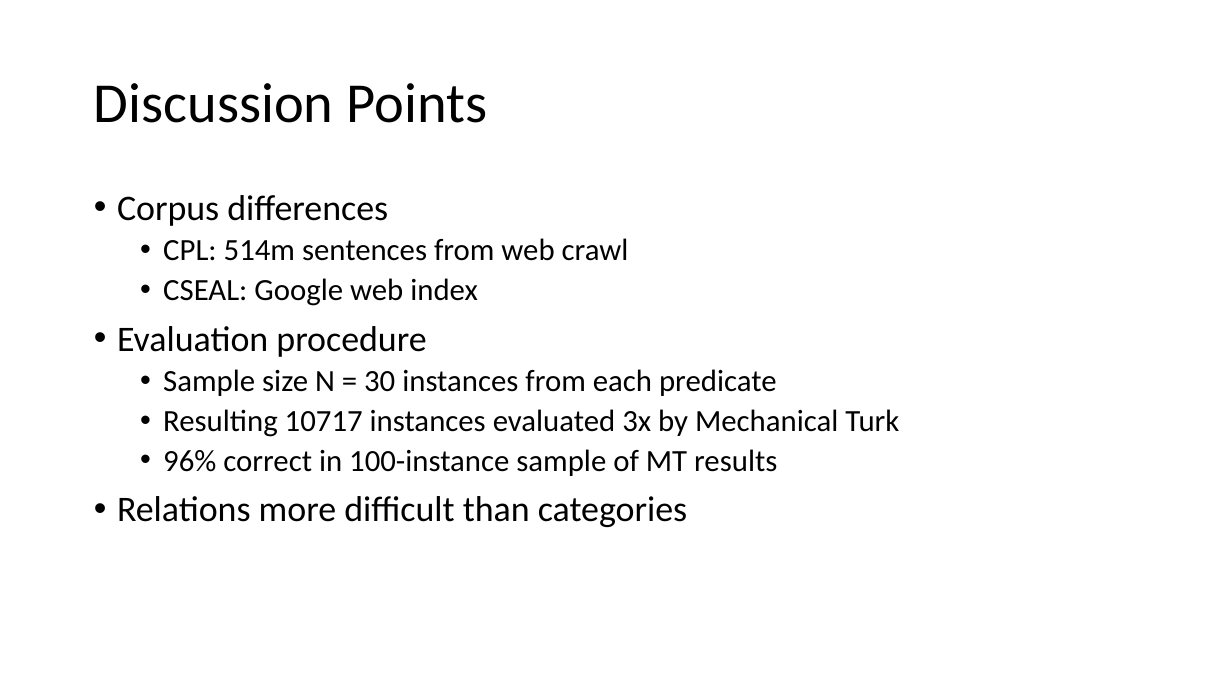
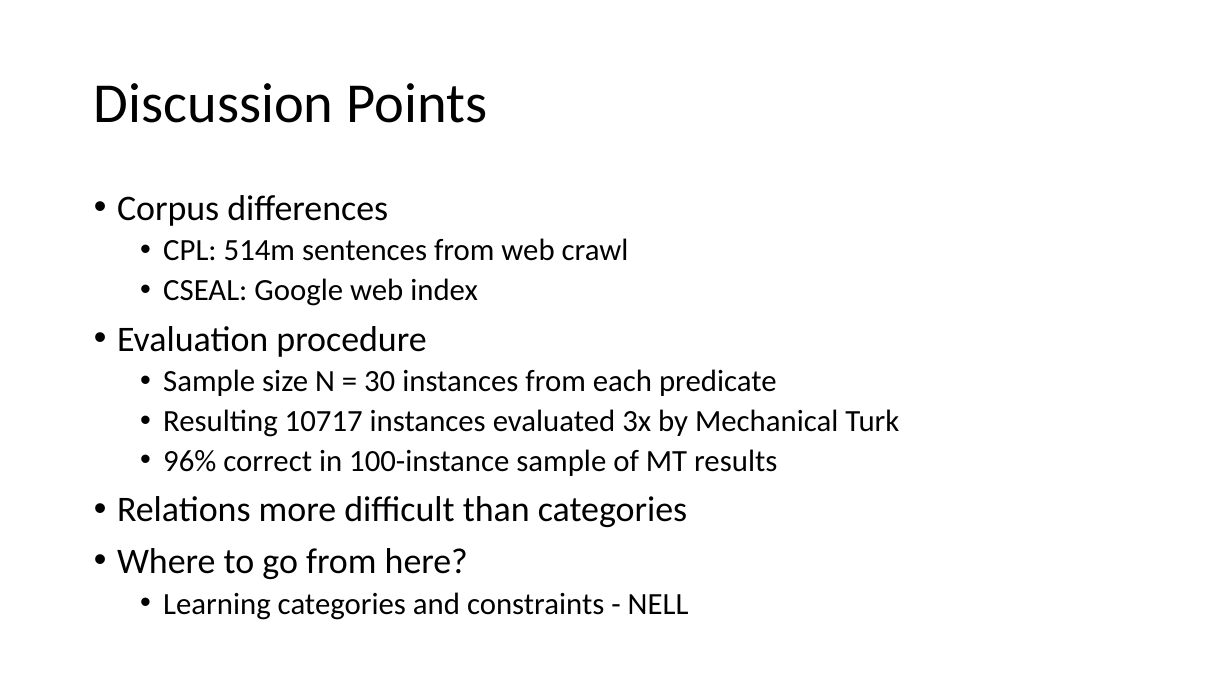
Before and after one commit to aritter/aritter.github.io, a slide deck: slide 15 of courses/slides/carlson2010_presentation.pptx (slide 12 before the commit). Drawn at 1232x693 pixels with LibreOffice and Linux fonts; fonts in the diff are those of the drawing. Boxes give left, top, right and bottom in pixels: in the first picture for what was removed or moved away, otherwise in the second. Text is boxed around its words. In the diff, an @@ line names an element or a change of style, - is before the commit and + after.

```diff
--- a/courses/slides/carlson2010_presentation.pptx
+++ b/courses/slides/carlson2010_presentation.pptx
@@ text at box(117, 548, 689, 620): paragraphs added @@
+• Where to go from here?
+  • Learning categories and constraints - NELL
```
Also in this commit, not shown: 6 other slides changed, 3 slides added.
